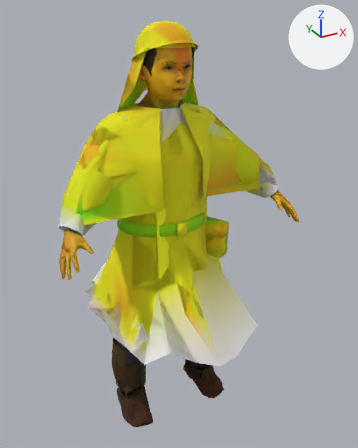
One commit to the glTF model chars/real/m_boy.glb: the scene before it, then after it.
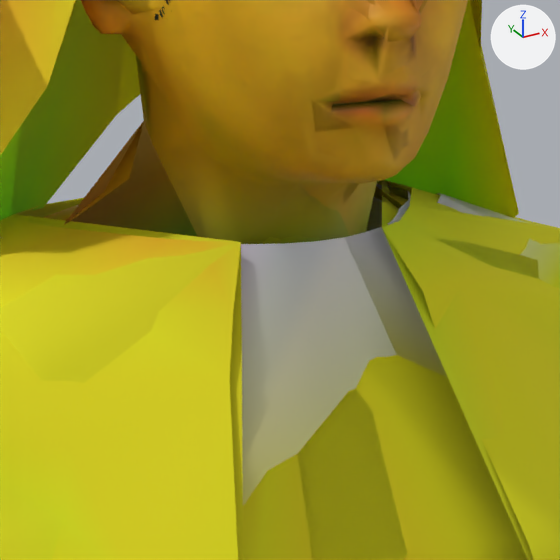
There are two pictures of each version: one whole from a 50 mm camera at (-0.679, -1.363, 1.342) aimed at (0.053, -0.033, 0.677), one close up on the part from 36% to 57% of the width and 17% to 34% of the height. Arrows for +X, +Y and +Z are at upper right; the lights stay in place. The older version's two pictures come first. Vertices at exactly the same position are counted once.

In view in the first close-up: 'm_boy', 'm_boy@far', 'm_boy@lod', 'm_boy@mid', 'w_hat_hood', 'w_hat_hood_cape', 'w_hat_hood_cape@lod', 'w_hat_hood_cape@mid', 'w_kirtle', 'w_kirtle@far', 'w_kirtle@lod', 'w_kirtle@mid' and 4 more.
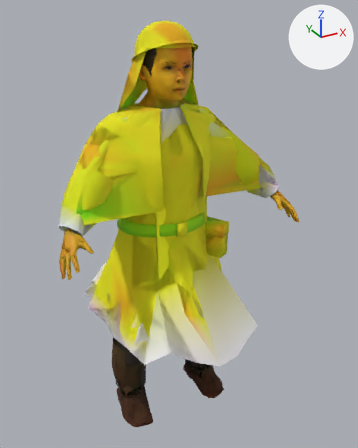
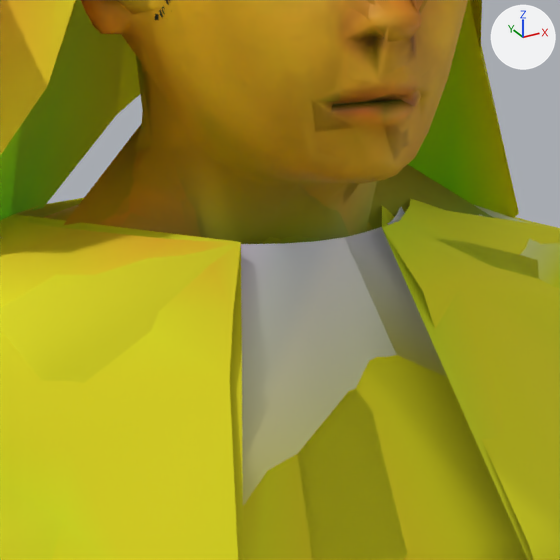
What changed in the scene script:
```text
Change me_base:
    used by ob_m_boy; location = (0.0, 0.0, 0.0)
    remove me_base.from_pydata(...)  # 2113 vertices, 3904 faces; spans x -0.399..0.399, y -0.258..0.059, z 0.002..1.293
    add me_base.from_pydata(...)  # 2177 vertices, 4039 faces; spans x -0.399..0.399, y -0.258..0.059, z 0.002..1.293
    me_base part 1
    64 vertices are added at x -0.093..0.093, y -0.065..-0.007, z 1.048..1.12
    135 new faces join them
Change me_base_mid:
    used by ob_m_boy_mid; location = (0.0, 0.0, 0.0)
    remove me_base_mid.from_pydata(...)  # 754 vertices, 1327 faces; spans x -0.398..0.399, y -0.258..0.063, z 0.002..1.291
    add me_base_mid.from_pydata(...)  # 776 vertices, 1365 faces; spans x -0.398..0.399, y -0.258..0.063, z 0.002..1.291
    me_base_mid part 2
    22 vertices are added at x -0.117..0.117, y -0.065..0.002, z 1.048..1.073
    38 new faces join them
Change me_base_far:
    used by ob_m_boy_far; location = (0.0, 0.0, 0.0)
    verts and faces of me_base_far; kept vertices keep their numbers, new ones are numbered from 152
    before: 21 (-0.032, -0.058, 1.057), 22 (-0.037, -0.004, 1.11) at pixel (143, 120), 25 (-0.076, -0.007, 1.071), 38 (0.0, 0.041, 1.053), 94 (0.032, -0.058, 1.057)
    before: 96 (0.041, -0.01, 1.108), 98 (0.083, 0.02, 1.068)
    remove me_base_far.from_pydata(...)  # 152 vertices, 249 faces; spans x -0.396..0.399, y -0.258..0.063, z 0.167..1.291
    add me_base_far.from_pydata(...)  # 155 vertices, 255 faces; spans x -0.396..0.399, y -0.258..0.063, z 0.167..1.291
    me_base_far part 3
    add verts[152] = (-0.088, 0.044, 1.048)
    add verts[153] = (-0.134, -0.021, 1.05)
    add verts[154] = (0.134, -0.021, 1.05)
    add faces += [(25, 38, 152), (21, 22, 25), (25, 152, 153), (21, 25, 153), (96, 154, 98), (94, 154, 96)]
```

Changed parts and their boxes (x1, y1, x2, y2) in the close-ups (560 x 560 px):
'm_boy@far', reshaped
    before: (64, 0, 427, 244)
    after: (64, 0, 494, 244)
part 1 of me_base, added (brown)
    after: (64, 82, 201, 237)
part 2 of me_base_mid, added (mostly hidden)
    after: (66, 145, 373, 235)
part 3 of me_base_far, added
    after: (64, 123, 494, 229)
